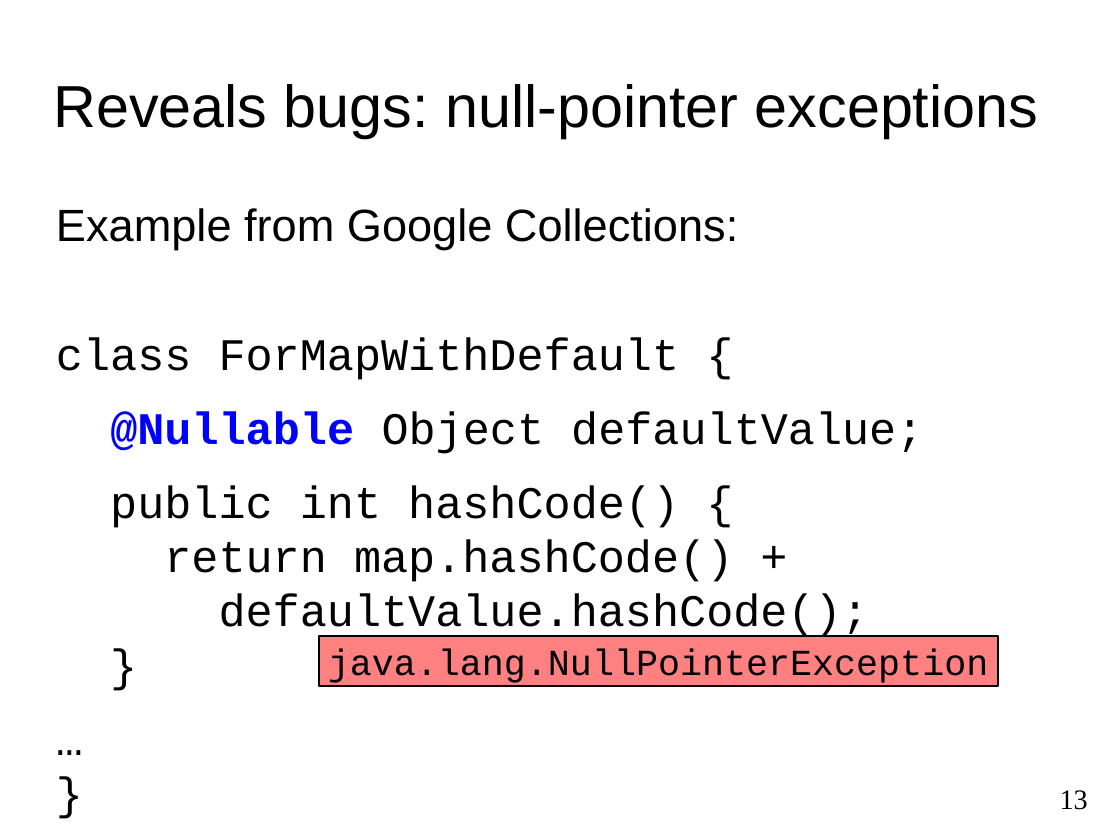
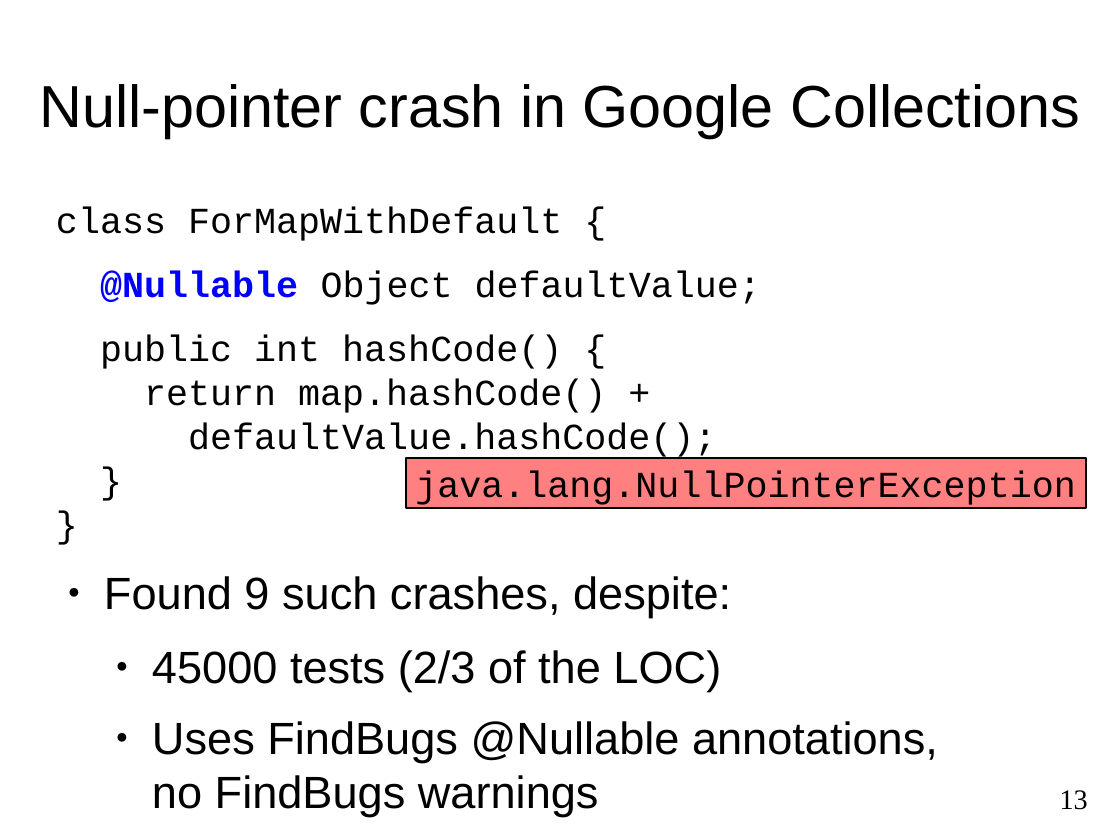
Before and after one commit to reprogrammer/checker-framework, a slide deck: slide 13 of demos/2011-OSBridge/intro.odp. Drawn at 1120x840 pixels with LibreOffice and Linux fonts; fonts in the diff are those of the drawing. Boxes give left, top, right and bottom in pixels: in the first picture for what was removed or moved away, otherwise in the second. Text is boxed around its words. In the diff, an @@ line names an element or a change of style, - is before the commit and + after.

```diff
--- a/demos/2011-OSBridge/intro.odp
+++ b/demos/2011-OSBridge/intro.odp
@@ title at bbox=[40, 84, 1080, 138]: text changed @@
-Reveals bugs: null-pointer exceptions
+Null-pointer crash in Google Collections
@@ text at bbox=[56, 208, 738, 250]: paragraph removed @@
-Example from Google Collections:
@@ text at bbox=[56, 207, 761, 305]: size 32 to 26 pt in "class ForMapWithDefault {", "@Nullable Object defaultValue;" @@
@@ text at bbox=[100, 335, 938, 762]: text changed; font Courier New to Arial @@
-public int hashCode() {
-return map.hashCode() +
-defaultValue.hashCode();
-}
-…
-}
+public int hashCode() {
+return map.hashCode() +
+defaultValue.hashCode();
+}
+}
+● Found 9 such crashes, despite:
+  ● 45000 tests (2/3 of the LOC)
+  ● Uses FindBugs @Nullable annotations,
+    no FindBugs warnings
@@ rectangle "java.lang.NullPointerException": place and size @@
-rectangle "java.lang.NullPointerException" at bbox=[319, 636, 999, 686]
+rectangle "java.lang.NullPointerException" at bbox=[407, 458, 1086, 508]
```
Also in this commit, not shown: 5 other slides changed, 1 slide added, 1 slide removed, 2 other files.
